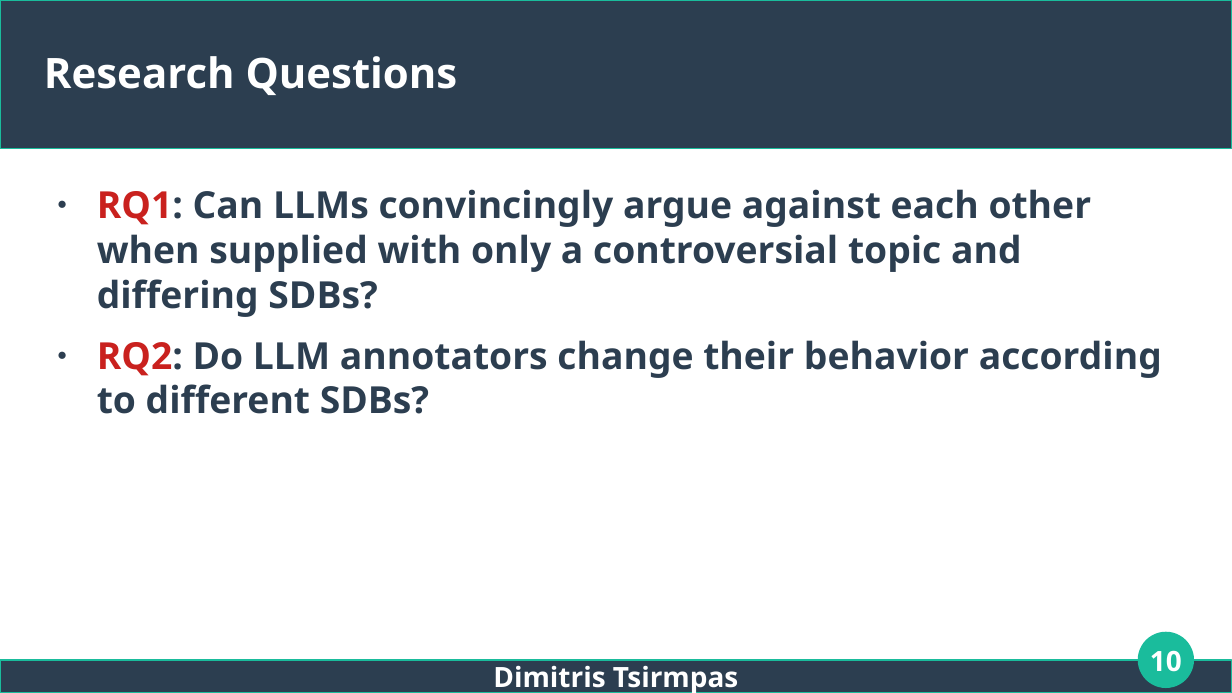
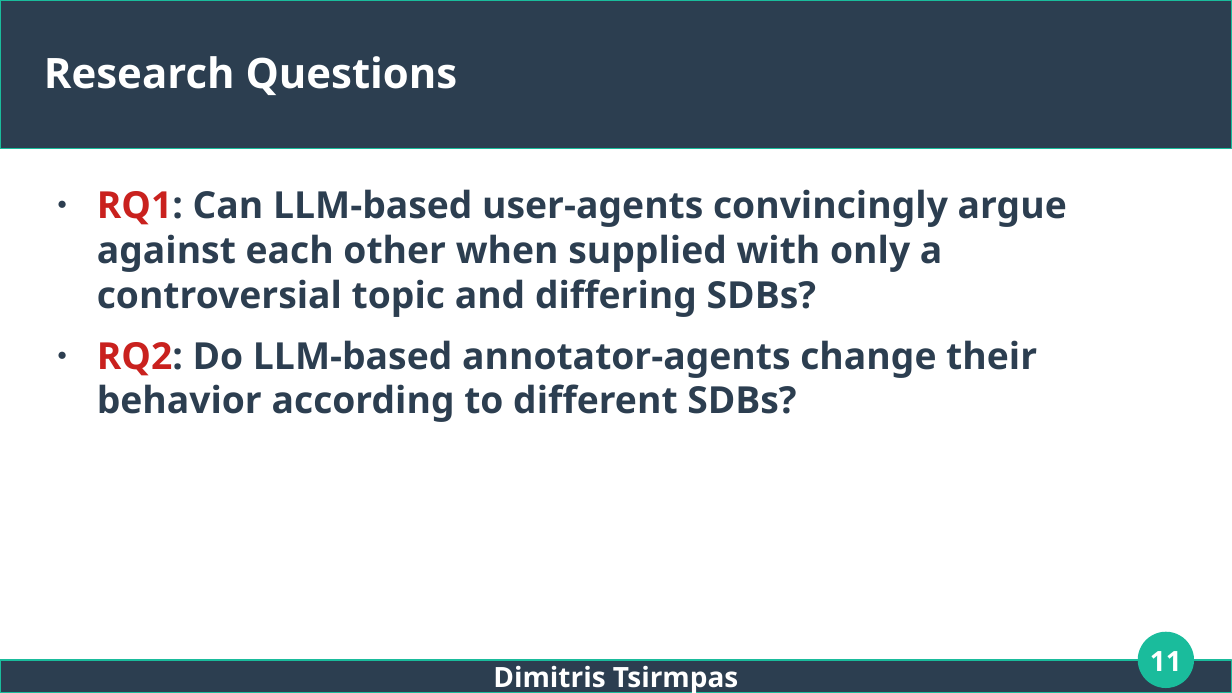
Before and after one commit to dimits-ts/llm_moderation_research, a slide deck: slide 11 of presentations/thesis.odp (slide 10 before the commit). Drawn at 1232x693 pixels with LibreOffice and Linux fonts; fonts in the diff are those of the drawing. Boxes give left, top, right and bottom in pixels: in the first picture for what was removed or moved away, otherwise in the second. Text is boxed around its words. In the diff, an @@ line names an element or a change of style, - is before the commit and + after.

Commit message:
fix presentation

```diff
--- a/presentations/thesis.odp
+++ b/presentations/thesis.odp
@@ text at (x1=97, y1=189, x2=1067, y2=422): text changed @@
-● RQ1: Can LLMs convincingly argue against each other when supplied with only a controversial topic and differing SDBs?
-● RQ2: Do LLM annotators change their behavior according to different SDBs?
+● RQ1: Can LLM-based user-agents convincingly argue against each other when supplied with only a controversial topic and differing SDBs?
+● RQ2: Do LLM-based annotator-agents change their behavior according to different SDBs?
@@ page number at (x1=1150, y1=651, x2=1182, y2=671): text changed @@
-10
+11
```
Also in this commit, not shown: 11 other slides changed, 7 slides added.
